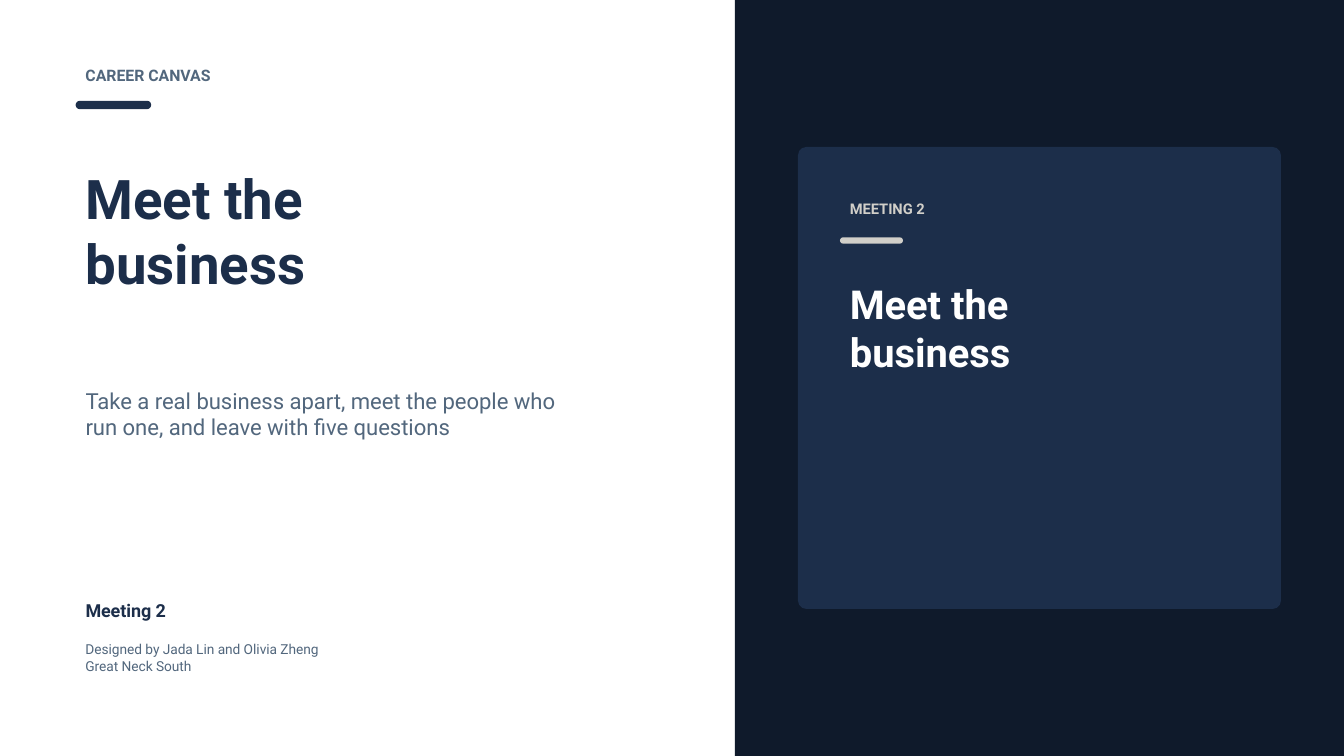
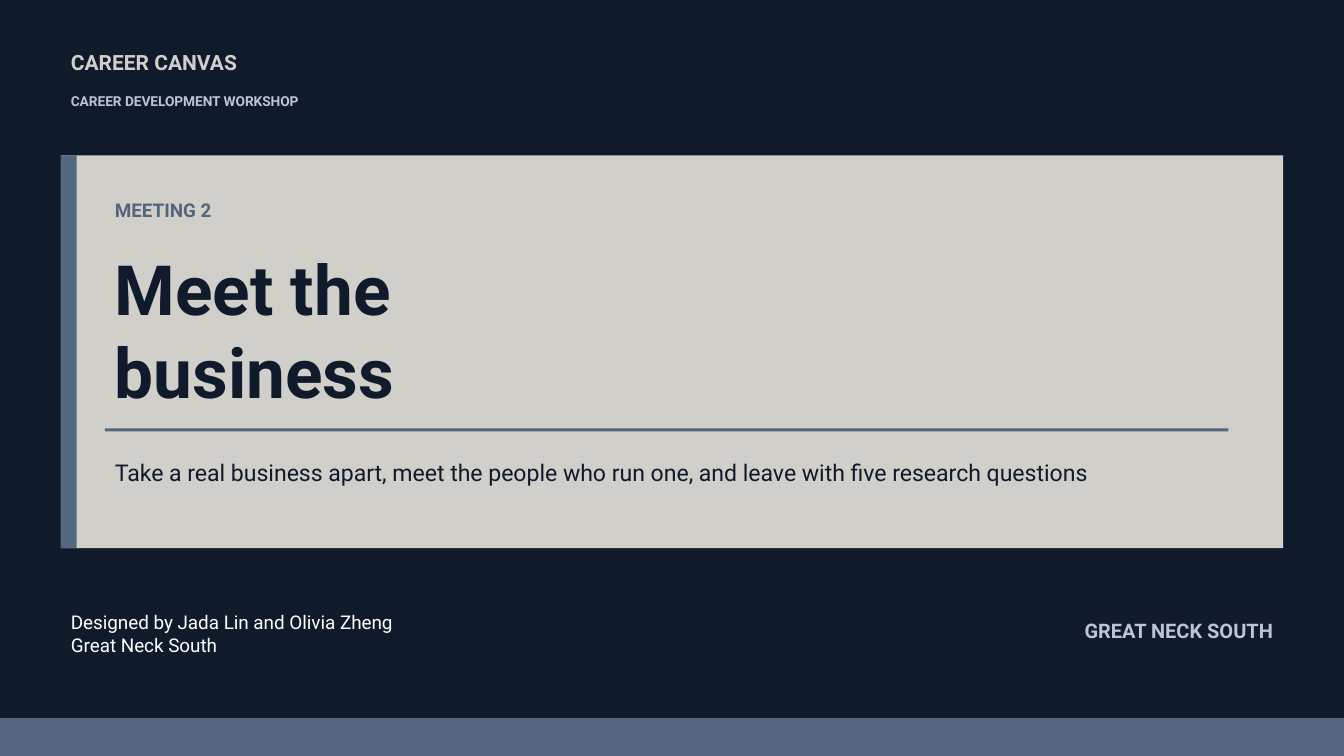
Before and after one commit to jadalin100/career-canvas, a slide deck: slide 1 of slides/output/Career_Canvas_Meeting_2_Meet_The_Business.pptx. Drawn at 1344x756 pixels with LibreOffice and Linux fonts; fonts in the diff are those of the drawing. Boxes give left, top, right and bottom in pixels: in the first picture for what was removed or moved away, otherwise in the second. Text is boxed around its words. In the diff, an @@ line names an element or a change of style, - is before the commit and + after.

Commit message:
Build Career Canvas pilot experience

```diff
--- a/slides/output/Career_Canvas_Meeting_2_Meet_The_Business.pptx
+++ b/slides/output/Career_Canvas_Meeting_2_Meet_The_Business.pptx
@@ background #FFFFFF to #0F1A2B @@
@@ rectangle removed at <box>735,0,1344,756</box> @@
@@ text "CAREER CANVAS": place and size @@
-text "CAREER CANVAS" at <box>85,69,210,81</box>
+text "CAREER CANVAS" at <box>71,55,237,70</box>
@@ text "CAREER CANVAS" at <box>71,55,237,70</box>: size 11.2 to 15 pt, text colour #52677D to #D1CFC9 @@
@@ text added at <box>71,96,299,106</box>, 9.8 pt, text #BDC4D4, bold @@
+CAREER DEVELOPMENT WORKSHOP
@@ rounded rectangle removed at <box>76,101,151,109</box> @@
@@ rounded rectangle removed at <box>799,147,1281,609</box> @@
@@ rectangle added at <box>60,155,1282,548</box>, fill #D1CFC9 @@
@@ rectangle added at <box>60,155,77,548</box>, fill #52677D @@
@@ text "MEETING 2": place and size @@
-text "MEETING 2" at <box>850,203,924,214</box>
+text "MEETING 2" at <box>115,203,212,217</box>
@@ text "MEETING 2" at <box>115,203,212,217</box>: size 10.5 to 13.5 pt, text colour #D1CFC9 to #52677D @@
@@ rounded rectangle removed at <box>840,237,902,243</box> @@
@@ text "Meet the": place and size @@
-text "Meet the" at <box>85,178,305,285</box>
+text "Meet the" at <box>115,263,394,399</box>
@@ text "Meet the" at <box>115,263,394,399</box>: size 39 to 49.5 pt, text colour #1C2E4A to #0F1A2B @@
@@ text removed at <box>850,289,1010,368</box> @@
-Meet the
-business
@@ rectangle added at <box>105,429,1229,432</box>, fill #52677D @@
@@ text at <box>115,463,1088,486</box>: text changed; size 15.8 to 16.5 pt; text colour #52677D to #0F1A2B @@
-Take a real business apart, meet the people who run one, and leave with five questions
+Take a real business apart, meet the people who run one, and leave with five research questions
@@ text "Designed by Jada Lin and ...": place and size @@
-text "Designed by Jada Lin and ..." at <box>85,643,318,671</box>
+text "Designed by Jada Lin and ..." at <box>71,614,393,653</box>
@@ text "Designed by Jada Lin and ..." at <box>71,614,393,653</box>: size 9.8 to 13.5 pt, text colour #52677D to #FFFFFF @@
@@ text removed at <box>86,603,166,621</box> @@
-Meeting 2
@@ text added at <box>1085,623,1273,638</box>, 14.2 pt, text #BDC4D4, bold @@
+GREAT NECK SOUTH
@@ rectangle added at <box>0,718,1344,756</box>, fill #52677D @@
```
Also in this commit, not shown: 10 other slides changed, 55 other files.
